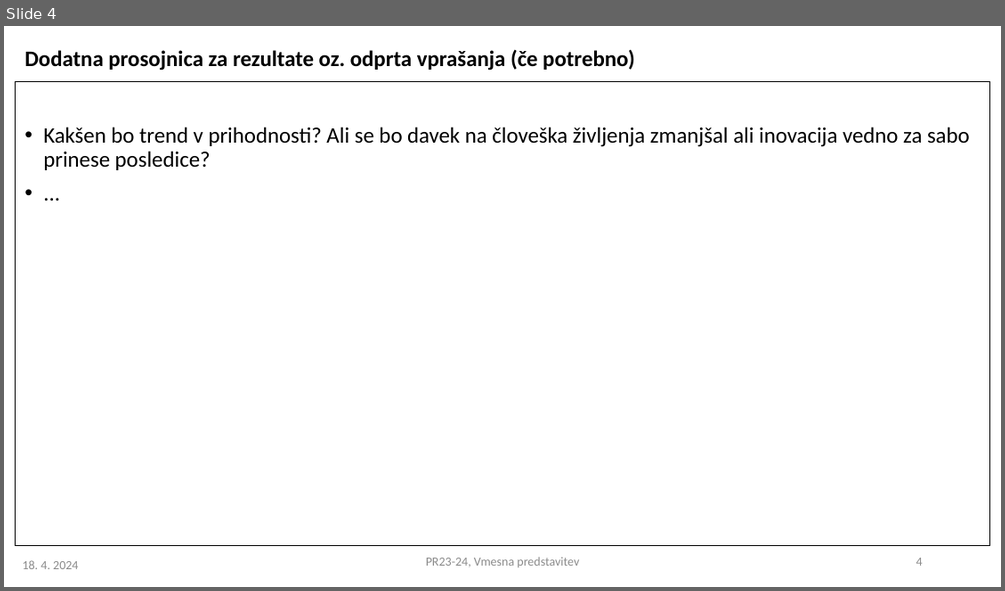
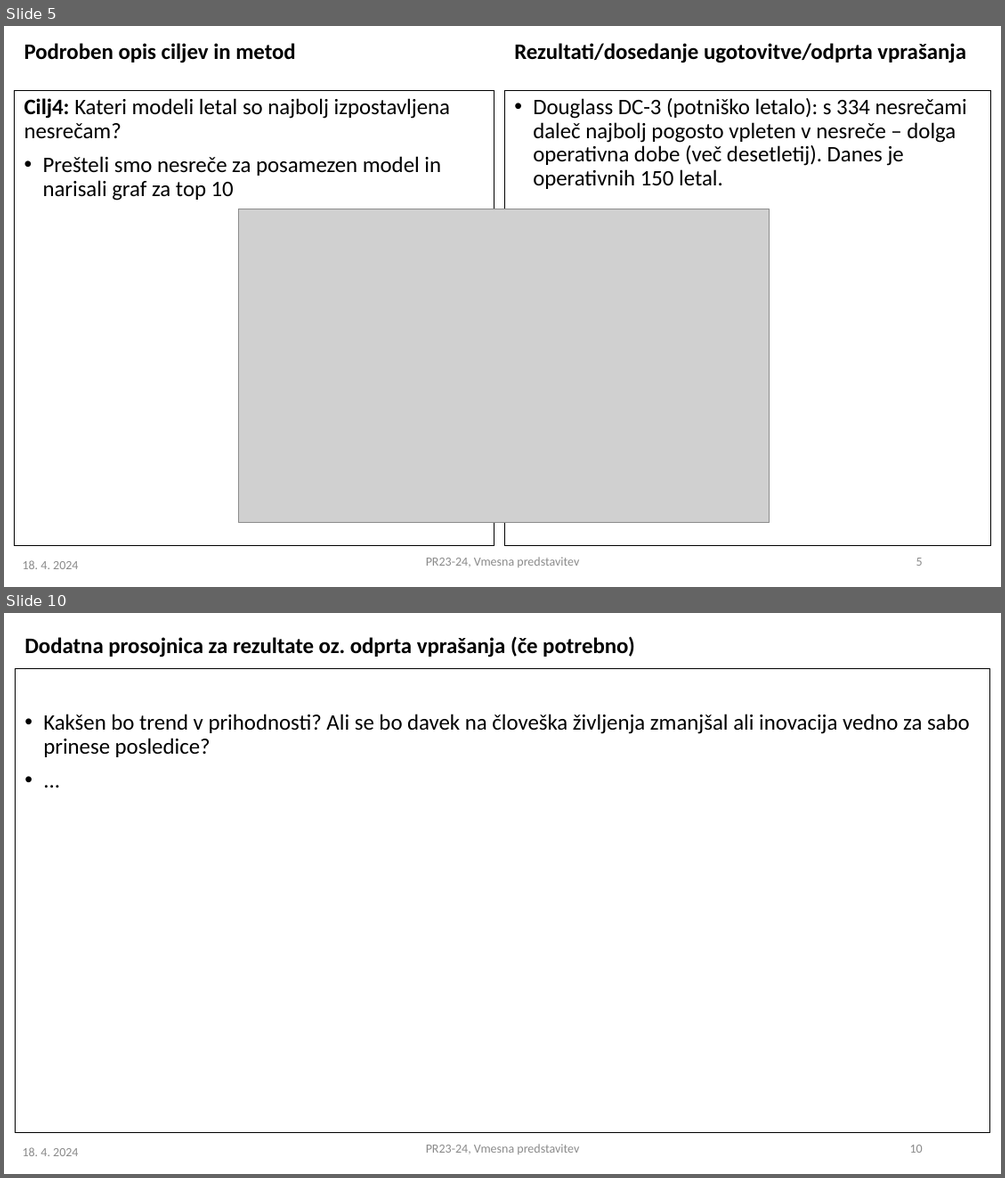
Before and after one commit to aljaztravnik/PR24ATJSBDKJNK, a slide deck: PR2023-24_vmesna_7.pptx. Shown one above the other, each under a label of ours: slide 4 before the commit, slides 5 and 10 after it; the slides between them are not shown. The pictures are 1005x591 and 1005x1178 pixels, drawn with LibreOffice and Linux fonts; fonts in the diff are those of the drawing; grey boxes stand for pictures. Boxes give left, top, right and bottom in pixels: in the first picture for what was removed or moved away, otherwise in the second. Text is boxed around its words. In the diff, an @@ line names an element or a change of style, - is before the commit and + after.

Commit message:
predstavitev

```diff
--- a/PR2023-24_vmesna_7.pptx
+++ b/PR2023-24_vmesna_7.pptx
@@ slide 5 added at (x1=4, y1=26, x2=1001, y2=587), background #FFFFFF @@
@@ text added at (x1=24, y1=43, x2=296, y2=63), 16 pt, text #000000, bold @@
+Podroben opis ciljev in metod
@@ text added at (x1=514, y1=43, x2=966, y2=63), 16 pt, text #000000, bold @@
+Rezultati/dosedanje ugotovitve/odprta vprašanja
@@ text added at (x1=14, y1=90, x2=494, y2=546), outline #000000 0.75 pt, 16 pt, text #000000 @@
+Cilj4: Kateri modeli letal so najbolj izpostavljena nesrečam?
+• Prešteli smo nesreče za posamezen model in narisali graf za top 10
@@ text added at (x1=504, y1=90, x2=991, y2=546), outline #000000 0.75 pt, 16 pt, text #000000 @@
+• Douglass DC-3 (potniško letalo): s 334 nesrečami daleč najbolj pogosto vpleten v nesreče – dolga operativna dobe (več desetletij). Danes je operativnih 150 letal.
@@ picture added at (x1=238, y1=208, x2=769, y2=523) @@
@@ text added at (x1=426, y1=556, x2=579, y2=567), 9 pt, text #8C8C8C @@
+PR23-24, Vmesna predstavitev
@@ page number added at (x1=916, y1=557, x2=922, y2=565), 9 pt, text #8C8C8C @@
+5
@@ text added at (x1=23, y1=560, x2=78, y2=569), 9 pt, text #8C8C8C @@
+18. 4. 2024
@@ what was slide 4 is now slide 10 @@
@@ page number at (x1=910, y1=1144, x2=922, y2=1152): text changed @@
-4
+10
```
Also in this commit, not shown: 3 slides changed, 5 other slides added, 1 other file.
